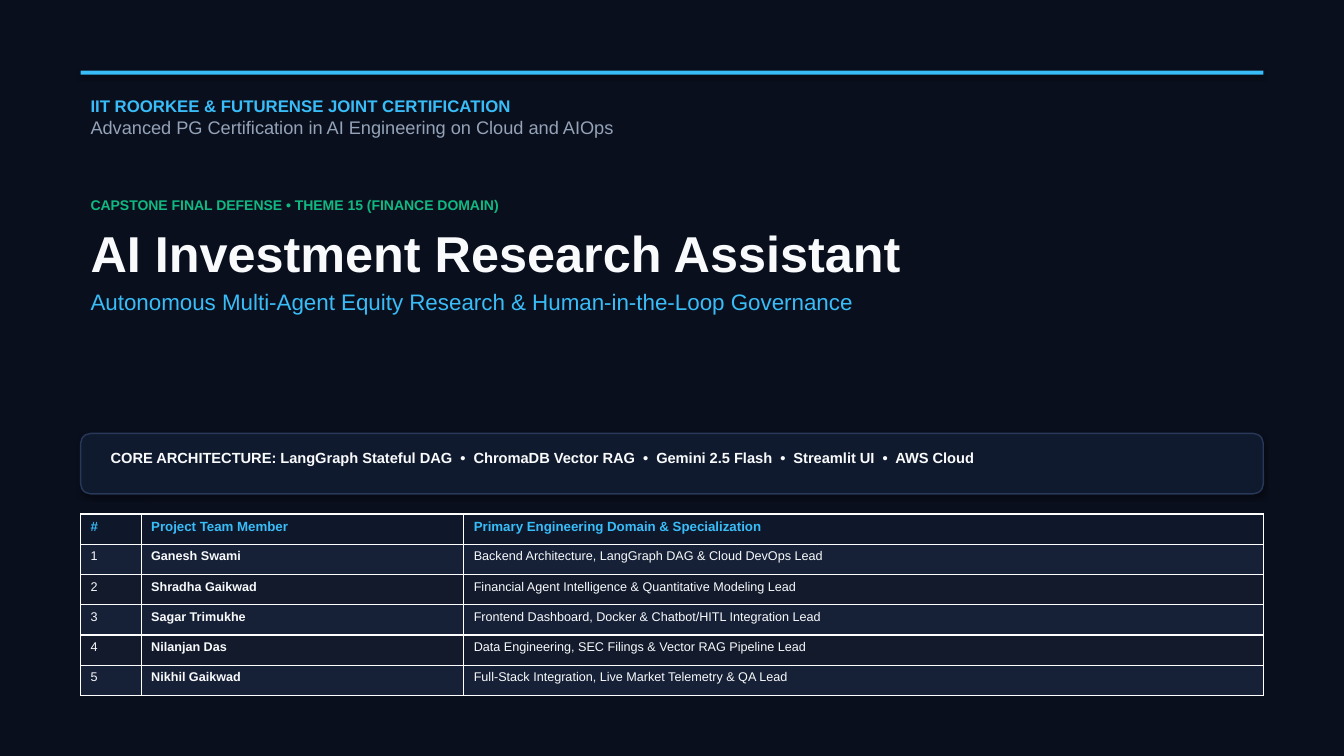
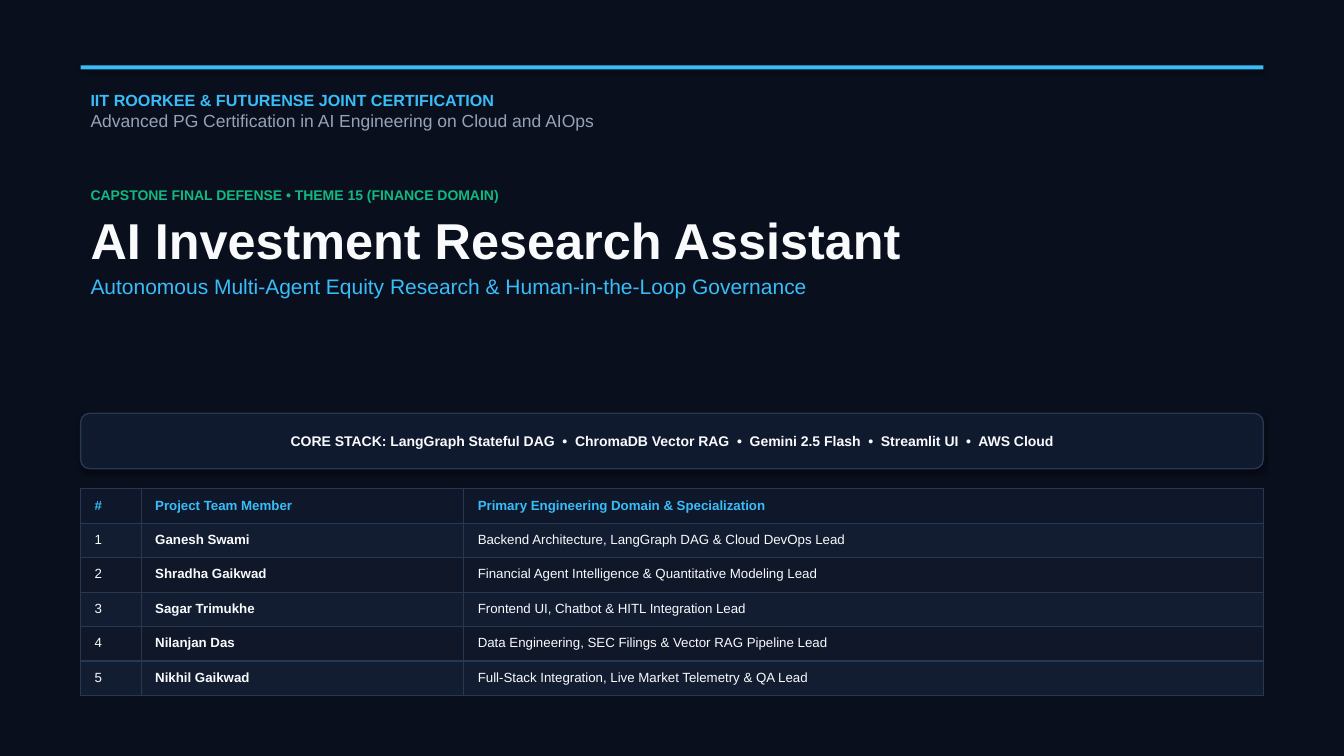
Before and after one commit to SagarTrimukhe/ai-investment-research-assistant, a slide deck: slide 1 of CAPSTONE_PROJECT_PRESENTATION.pptx. Drawn at 1344x756 pixels with LibreOffice and Linux fonts; fonts in the diff are those of the drawing. Boxes give left, top, right and bottom in pixels: in the first picture for what was removed or moved away, otherwise in the second. Text is boxed around its words. In the diff, an @@ line names an element or a change of style, - is before the commit and + after.

Commit message:
refactor: simplify presentation deck, eliminate formulas in PDF/PPT, and fix table borders and indentation

```diff
--- a/CAPSTONE_PROJECT_PRESENTATION.pptx
+++ b/CAPSTONE_PROJECT_PRESENTATION.pptx
@@ text "IIT ROORKEE & FUTURENSE JOINT ..." at [91,94,594,131]: size 12 to 11.5 pt in "IIT ROORKEE & FUTURENSE JOINT CERTIFICATION"; size 13 to 12.5 pt in "Advanced PG Certification in AI Engineering on ..." @@
@@ rectangle: place and size @@
-rectangle at [81,71,1263,75]
+rectangle at [81,66,1263,70]
@@ text "CAPSTONE FINAL DEFENSE • THEME ...": place and size @@
-text "CAPSTONE FINAL DEFENSE • THEME ..." at [91,200,901,315]
+text "CAPSTONE FINAL DEFENSE • THEME ..." at [91,190,901,298]
@@ text at [91,222,901,298]: size 16 to 15 pt in "Autonomous Multi-Agent Equity Research & Human-in-the-Loop G ..."; less space between paragraphs @@
@@ rounded rectangle "CORE STACK: LangGraph Stateful DAG ...": place and size @@
-rounded rectangle "CORE STACK: LangGraph Stateful DAG ..." at [111,452,974,466]
+rounded rectangle "CORE STACK: LangGraph Stateful DAG ..." at [81,413,1263,469]
@@ rounded rectangle "CORE STACK: LangGraph Stateful DAG ..." at [81,413,1263,469]: vertical alignment top to middle; fill none to #101A2E; outline none to #263852 1 pt; shadow on @@
@@ rounded rectangle removed at [81,434,1263,494] @@
@@ text in rounded rectangle at [291,436,1054,449]: text changed; size 10.5 to 10 pt @@
-CORE ARCHITECTURE: LangGraph Stateful DAG • ChromaDB Vector RAG • Gemini 2.5 Flash • Streamlit UI • AWS Cloud
+CORE STACK: LangGraph Stateful DAG • ChromaDB Vector RAG • Gemini 2.5 Flash • Streamlit UI • AWS Cloud
@@ table at [81,489,1263,696] @@
-row 4, column 3: Frontend Dashboard, Docker & Chatbot/HITL Integration Lead
+row 4, column 3: Frontend UI, Chatbot & HITL Integration Lead
@@ fill #162036 to #131D31 in 9 cells @@
@@ fill #121A2C to #0F1728 in 6 cells @@
@@ size 9 to 9.5 pt in "1", "Ganesh Swami", "Backend Architecture, LangGraph DAG & Cloud DevOps ...", "2" and 10 more places @@
@@ borders changed @@
@@ table: place and size @@
-table at [81,514,1263,696]
+table at [81,489,1263,696]
```
Also in this commit, not shown: 3 other slides changed, 14 slides added, 14 slides removed, 2 other files.
